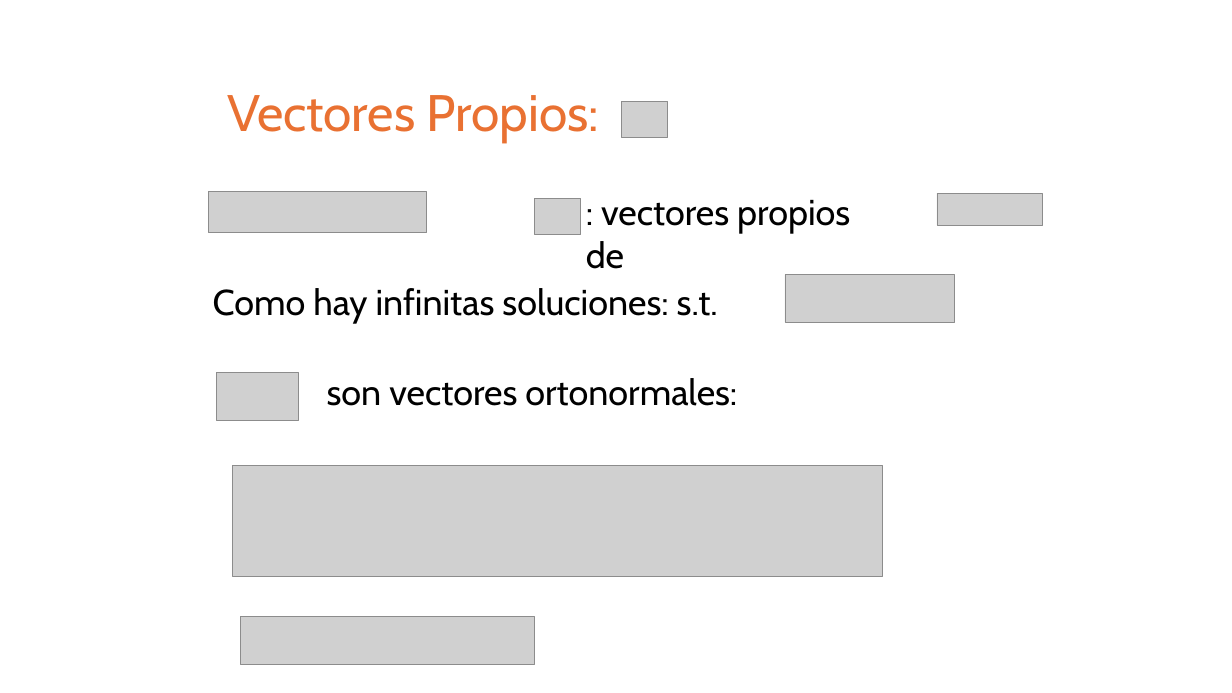
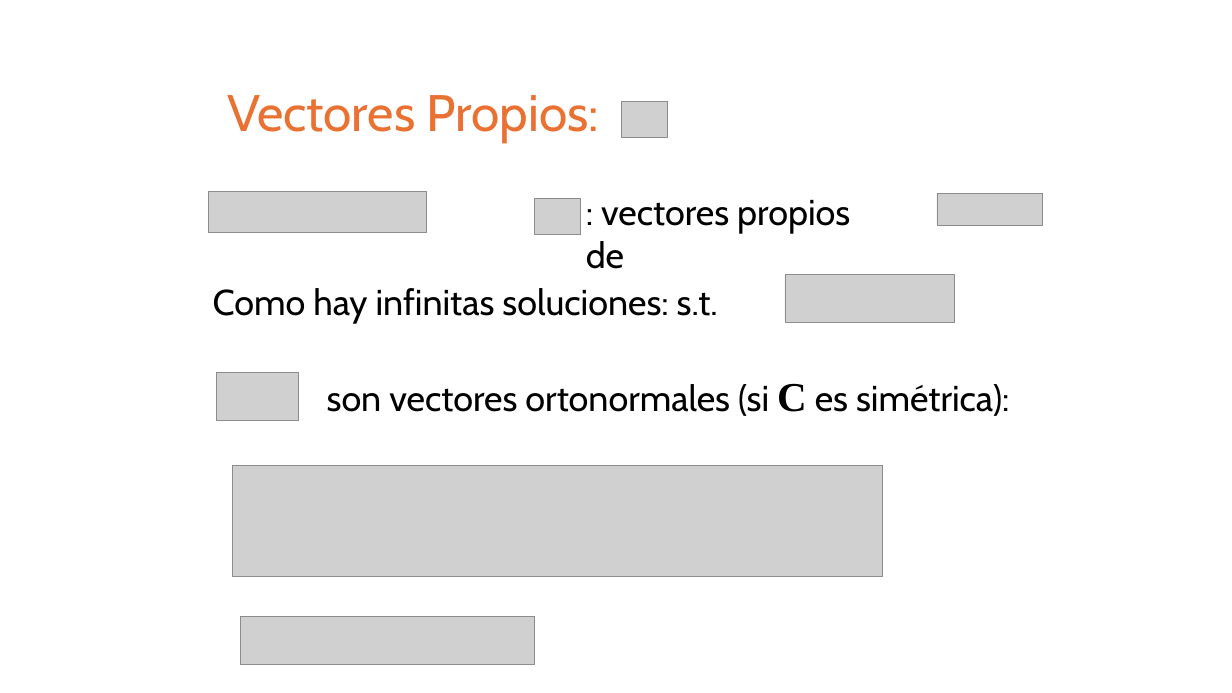
Before and after one commit to domingomery/patrones, a slide deck: slide 14 of clases/Cap03_Seleccion_de_Caracteristicas/presentations/PAT03_TransformacionCaracteristicas.pptx (slide 7 before the commit). Drawn at 1232x693 pixels with LibreOffice and Linux fonts; fonts in the diff are those of the drawing; grey boxes stand for pictures. Boxes give left, top, right and bottom in pixels: in the first picture for what was removed or moved away, otherwise in the second. Text is boxed around its words. In the diff, an @@ line names an element or a change of style, - is before the commit and + after.

```diff
--- a/clases/Cap03_Seleccion_de_Caracteristicas/presentations/PAT03_TransformacionCaracteristicas.pptx
+++ b/clases/Cap03_Seleccion_de_Caracteristicas/presentations/PAT03_TransformacionCaracteristicas.pptx
@@ text at <box>327,383,1009,416</box>: text changed @@
-son vectores ortonormales:
+son vectores ortonormales (si C es simétrica):
```
Also in this commit, not shown: 8 other slides changed, 7 slides added, 1 other file.
